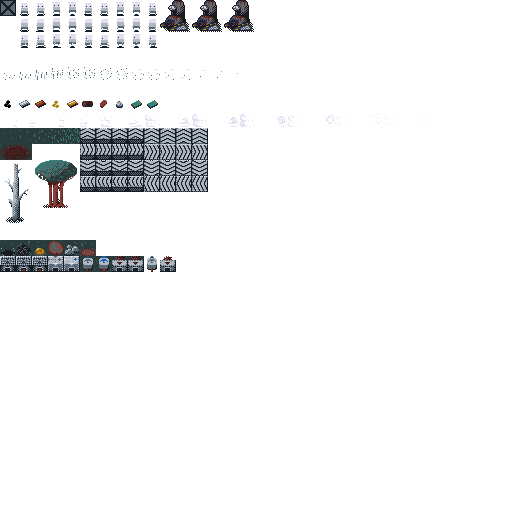
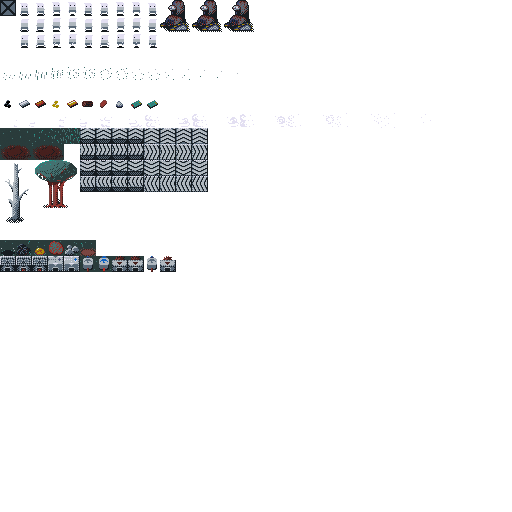
Revision of a layered 512 x 512 image; what changed, layer by layer:
added layer "robot_base copy" above "robot_base" over box(32, 144, 64, 160)
